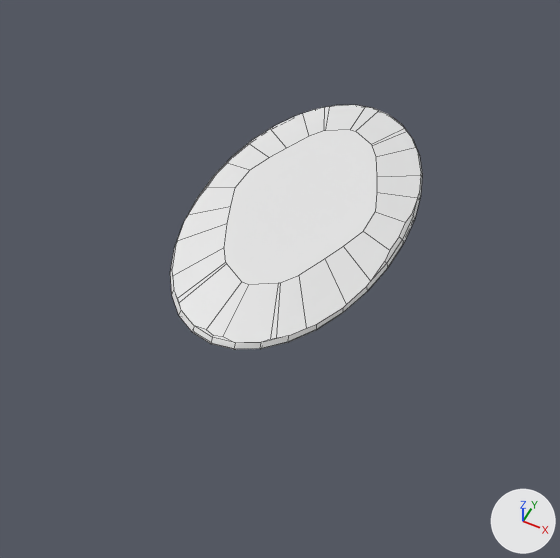
A saved change to the Blender file Shoot em fortress/sef/models/Not Compiled/Pistol/bogroach.blend.
One viewpoint serves both versions: a camera (50 mm lens) standing at (9.6, -21.4, 21.2) and looking at (0.6, -3.4, -1.3). Lighting does not change. The marker at lower right points along +X, +Y and +Z. Mesh edges are drawn as thin lines.
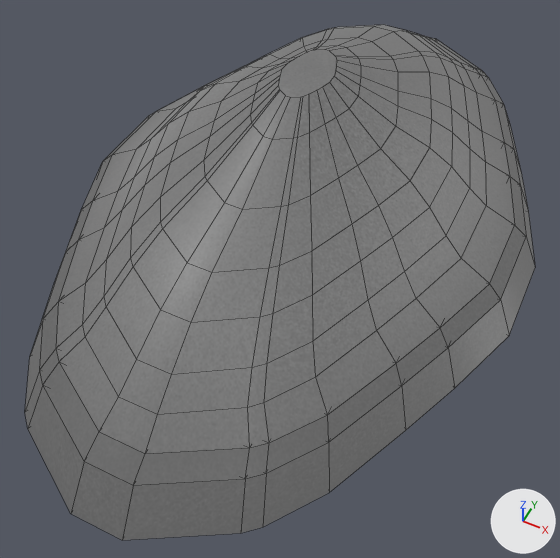
The change, as a diff of the scene's bpy script:
```diff
--- a/Shoot em fortress/sef/models/Not Compiled/Pistol/bogroach.blend.py
+++ b/Shoot em fortress/sef/models/Not Compiled/Pistol/bogroach.blend.py
@@ img_texture @@
+img_texture = load_image('Texture', '_unpacked/Texture', 1024, 1024, 'sRGB')
@@ mat_material @@
+mat_material = bpy.data.materials.new('Material')
+# colours: dark grey #5c5c5c
+# uses the picture img_texture
@@ me_cube @@
 # used by ob_cube; location = (0.0, 0.0, 0.0)
-me_cube.from_pydata(...)  # 308 vertices, 334 faces; spans x -9.3..9.3, y -14.8..14.8, z -1.7..5.7
+me_cube.from_pydata(...)  # 572 vertices, 591 faces; spans x -9.3..9.3, y -14.8..14.8, z -2.4..5.7
+# me_cube part 1
+# 211 vertices are added at x -7.2..5.7, y -7.6..11.3, z -2.4..-0.2
+# 21 new vertices lie (0.0, 0.7, 0.0) away from vertices in x 4.0..5.7, y -0.3, z -2.4..-0.6
+# 10 new vertices lie (0.7, -0.9, 0.0) away from vertices in x -6.9..-4.5, y -5.6..-3.7, z -2.1..-1.2
+# 6 new vertices lie (0.0, 1.6, 0.0) away from vertices in x -3.6..3.6, y -0.8, z -1.2..-0.2
+# 5 new vertices lie (0.7, 0.0, 0.0) away from vertices in x -2.0..1.3, y -4.9..11.2, z -1.2
+# 6 new vertices lie (0.7, -1.0, 0.0) away from vertices in x -7.1..1.7, y -5.7..6.7, z -2.1..-0.3
+# 5 new vertices lie (0.6, -0.9, 0.0) away from vertices in x -7.2..-4.8, y -5.9..-4.0, z -2.1..-1.5
+# 257 new faces join them
+# me_cube part 2: 334 kept faces spanning x -9.3..9.3, y -14.8..14.8, z -1.7..5.7 get new texture (UV) coordinates
+# me_cube part 3: 334 kept faces spanning x -9.3..9.3, y -14.8..14.8, z -1.7..5.7 are now shaded smooth
+# me_cube part 4: 334 faces spanning x -9.3..9.3, y -14.8..14.8, z -1.7..5.7 switch from no material to mat_material
@@ ob_cube @@
 ob_cube.location = (0.0, 0.0, 0.0)
-_m = ob_cube.modifiers.new('Boolean', 'BOOLEAN')
-_m.object = ob_cube_001
```

Changed parts and their boxes (x1, y1, x2, y2) in the pictures (560 x 558 px):
'Cube', reshaped, modifiers changed (102% wider, 111% taller)
    before: (170, 105, 422, 349)
    after: (25, 25, 535, 540)
part 4 of me_cube, recoloured
    before: (172, 105, 421, 343)
    after: (25, 25, 535, 540)
